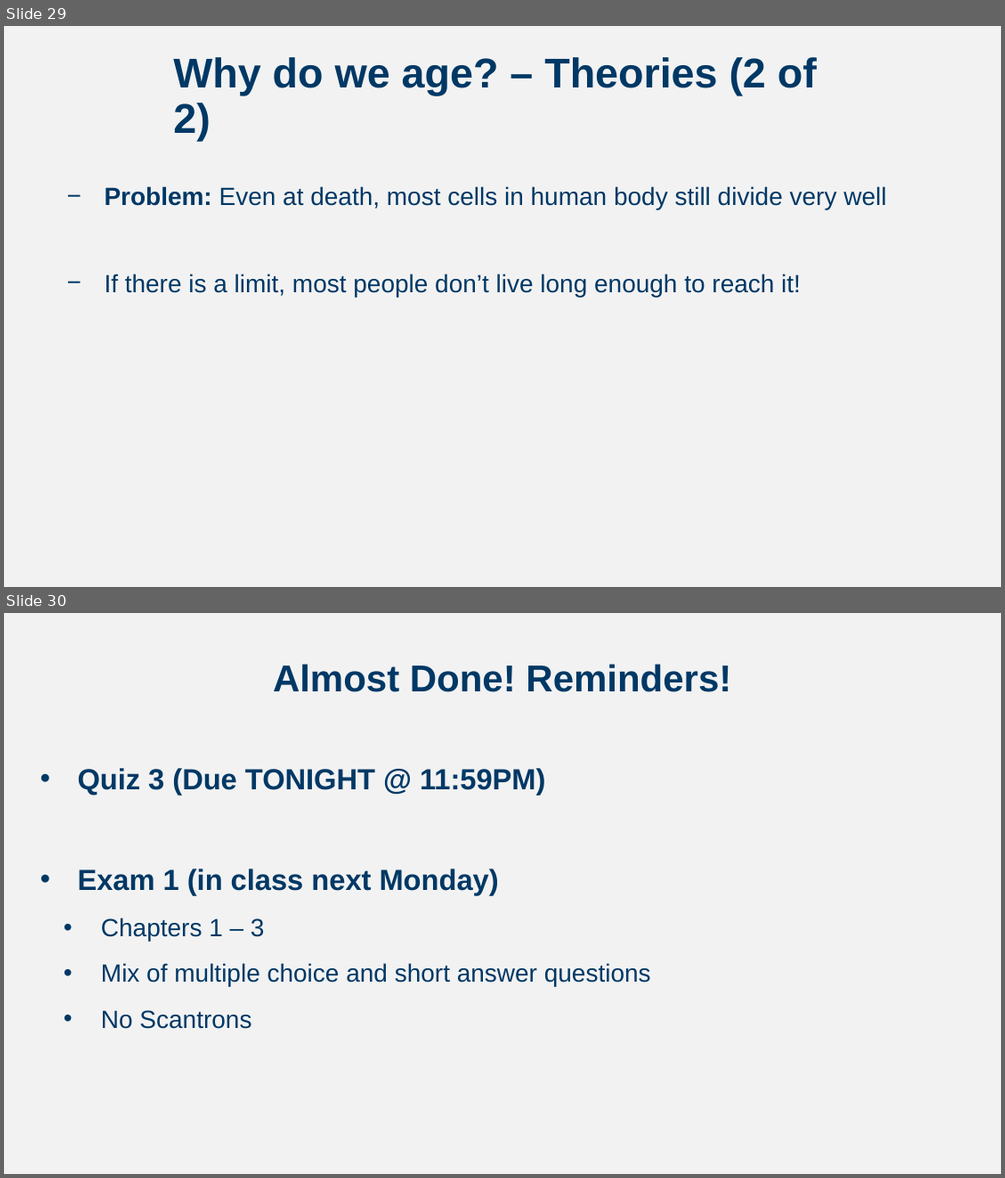
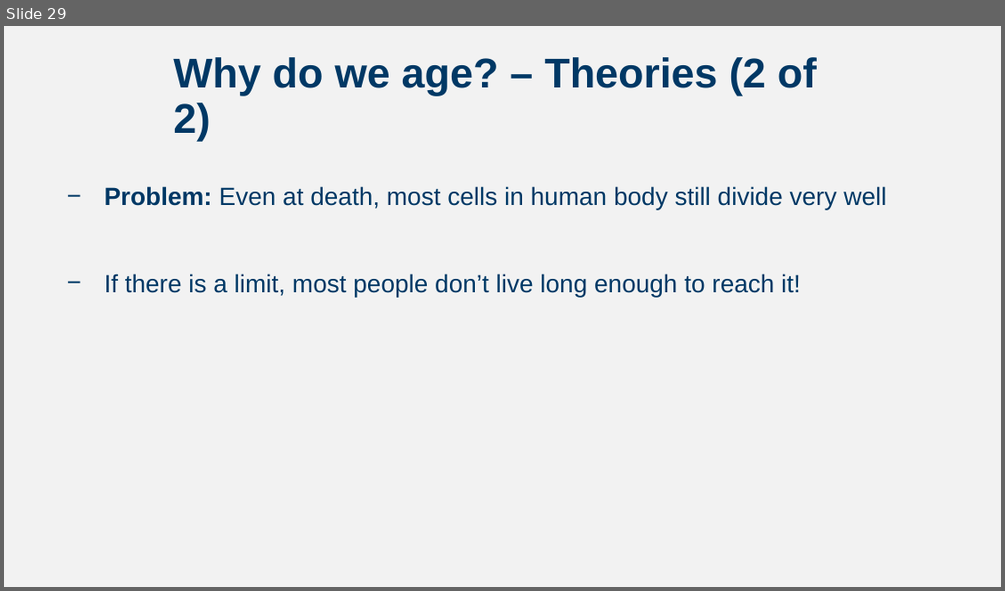
Before and after one commit to npm27/Teaching-Materials, a slide deck: Developmental Fall 24/Slides/Chapter 3.pptx. Shown one above the other, each under a label of ours: slides 29 and 30 before the commit, slide 29 after it. The pictures are 1005x1178 and 1005x591 pixels, drawn with LibreOffice and Linux fonts; fonts in the diff are those of the drawing. Boxes give left, top, right and bottom in pixels: in the first picture for what was removed or moved away, otherwise in the second. Text is boxed around its words. In the diff, an @@ line names an element or a change of style, - is before the commit and + after.

```diff
--- a/Developmental Fall 24/Slides/Chapter 3.pptx
+++ b/Developmental Fall 24/Slides/Chapter 3.pptx
@@ slide 30 removed at (4, 613, 1001, 1174), background #F2F2F2 @@
@@ title removed at (273, 664, 731, 692) @@
-Almost Done! Reminders!
@@ text removed at (78, 768, 651, 1029) @@
-• Quiz 3 (Due TONIGHT @ 11:59PM)
-• Exam 1 (in class next Monday)
-  • Chapters 1 – 3
-  • Mix of multiple choice and short answer questions
-  • No Scantrons
```
Also in this commit, not shown: 1 other slide removed, 7 other files.
